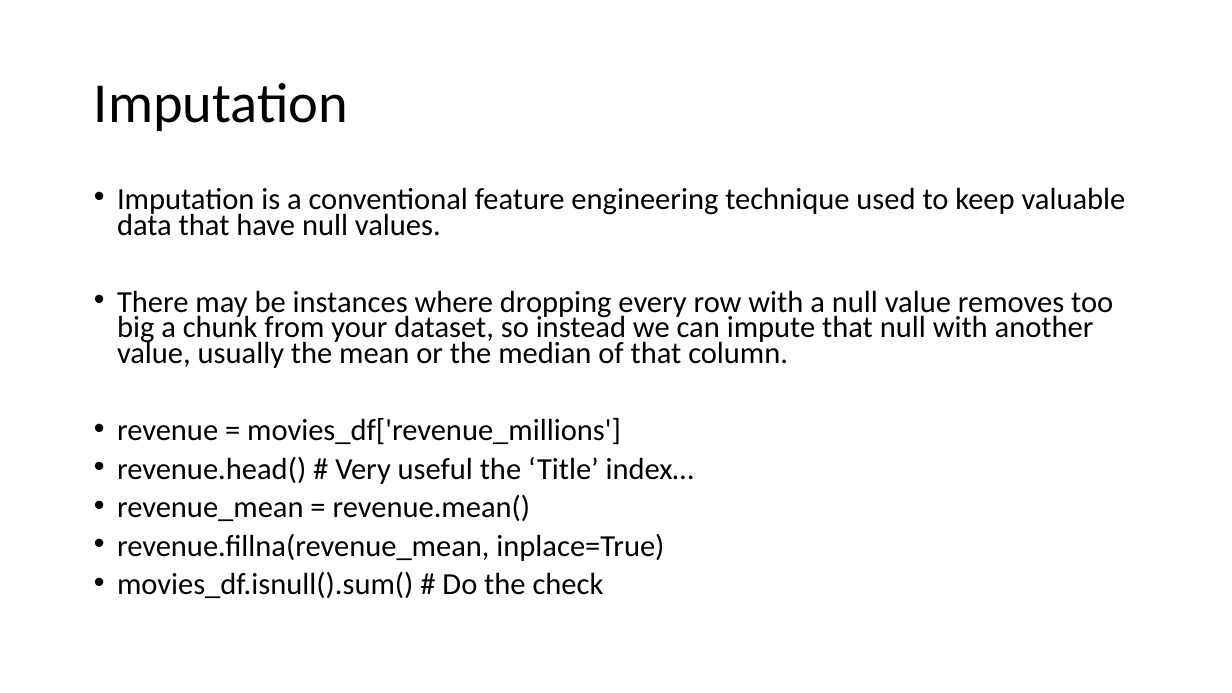
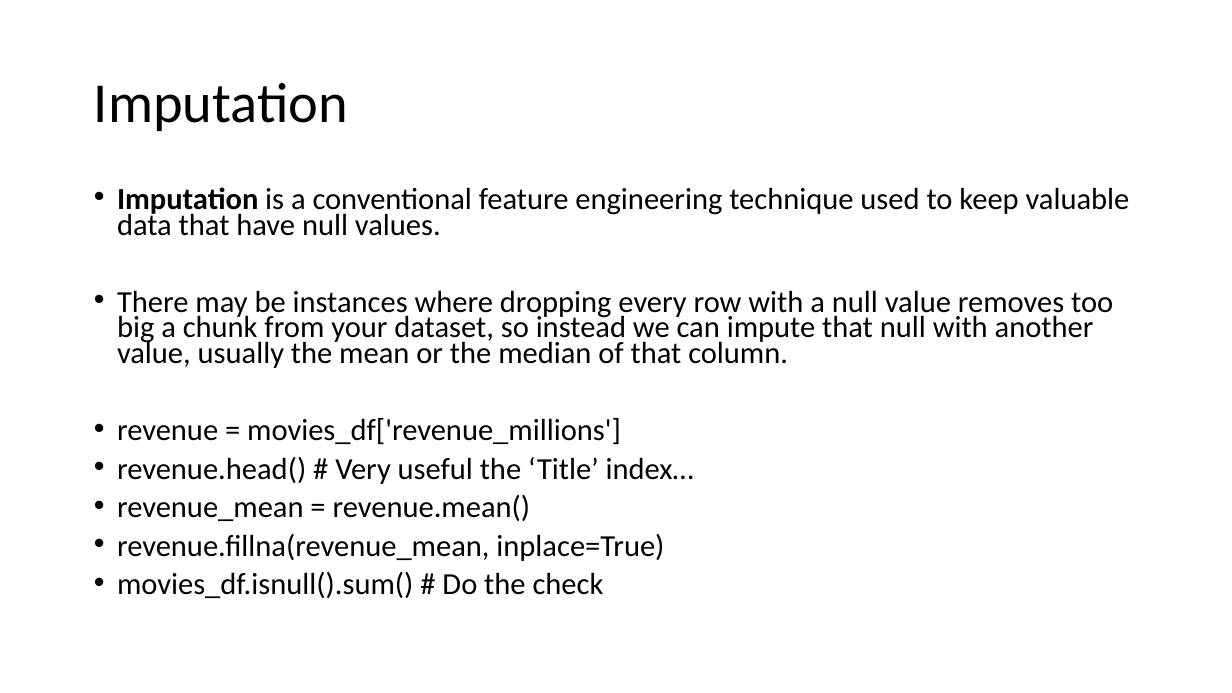
Before and after one commit to FranzGH/IoT_ML, a slide deck: slide 13 of Pandas.pptx. Drawn at 1232x693 pixels with LibreOffice and Linux fonts; fonts in the diff are those of the drawing. Boxes give left, top, right and bottom in pixels: in the first picture for what was removed or moved away, otherwise in the second. Text is boxed around its words. In the diff, an @@ line names an element or a change of style, - is before the commit and + after.

```diff
--- a/Pandas.pptx
+++ b/Pandas.pptx
@@ text at bbox=[117, 187, 1130, 236]: bold on in "Imputation" @@
```
Also in this commit, not shown: 4 other slides changed, 2 other files.
